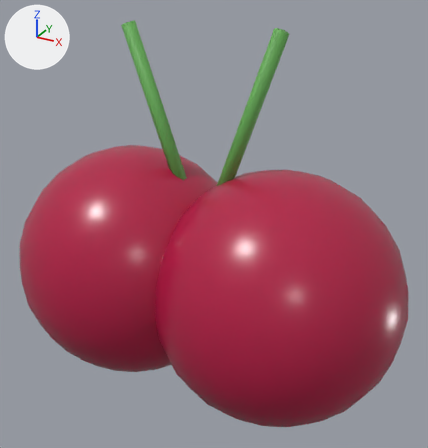
An edit to the glTF model game/assets/resources/models/cherry.glb, drawn before and after from the same camera.
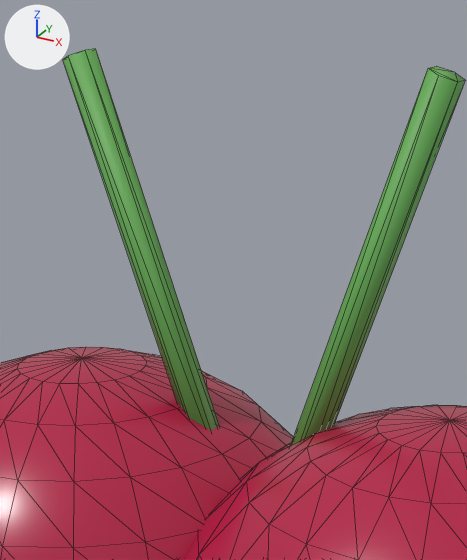
Each version appears first whole from a 50 mm lens placed at (0.663, -1.144, 0.568), pointed at (0.028, 0.011, -0.01), and next in a close-up on the part from 22% to 68% of the width and 0% to 52% of the height. The axes (+X, +Y, +Z) are drawn at upper left. The lights are the same throughout. The first two pictures are the older version. The close-ups show mesh edges as thin lines. Vertices at exactly the same position are counted once.

Names of what the first close-up shows: 'cherry'.
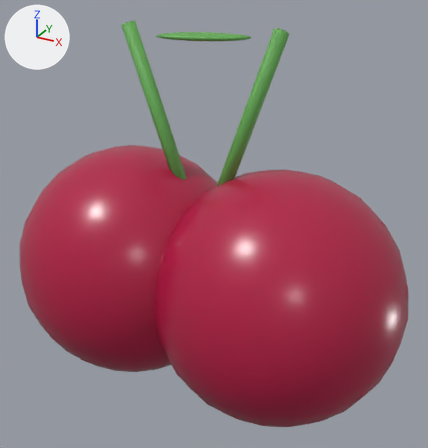
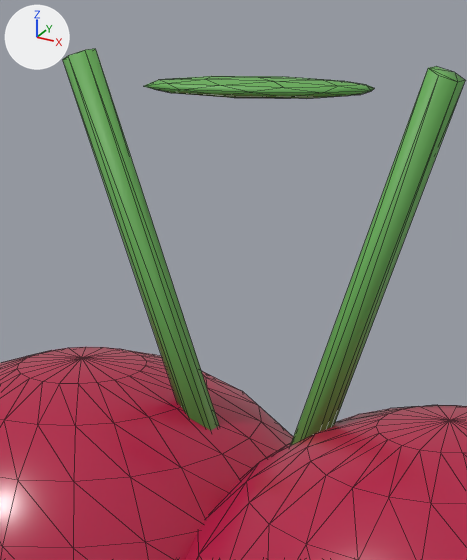
Pixel boxes [x1, y1, x2, y2] of what changed, in the close-ups (467 x 560 px):
part 1 of me_sphere, added (green): after [144, 76, 374, 98]

Diff of the bpy script that builds the scene:
```diff
--- a/game/assets/resources/models/cherry.glb.py
+++ b/game/assets/resources/models/cherry.glb.py
@@ mat_cherry_leaf @@
+mat_cherry_leaf = principled_material('cherry_leaf')
+mat_cherry_leaf.base_color = (0.13, 0.42, 0.09)  # green #65ad55
@@ me_sphere @@
 # used by ob_cherry; location = (0.0, 0.0, 0.0)
-me_sphere.from_pydata(...)  # 600 vertices, 1184 faces; spans x -0.5..0.5, y -0.298..0.298, z -0.45..0.45
+me_sphere.from_pydata(...)  # 642 vertices, 1264 faces; spans x -0.5..0.5, y -0.298..0.298, z -0.45..0.45
+# me_sphere part 1: a new loose piece of 42 vertices spanning x -0.103..0.103, y -0.037..0.064, z 0.415..0.432, in mat_cherry_leaf (green #65ad55)
 me_sphere.materials.append(mat_cher)
@@ me_sphere @@
 me_sphere.materials.append(mat_cstem1)
+me_sphere.materials.append(mat_cherry_leaf)  # green #65ad55
```
